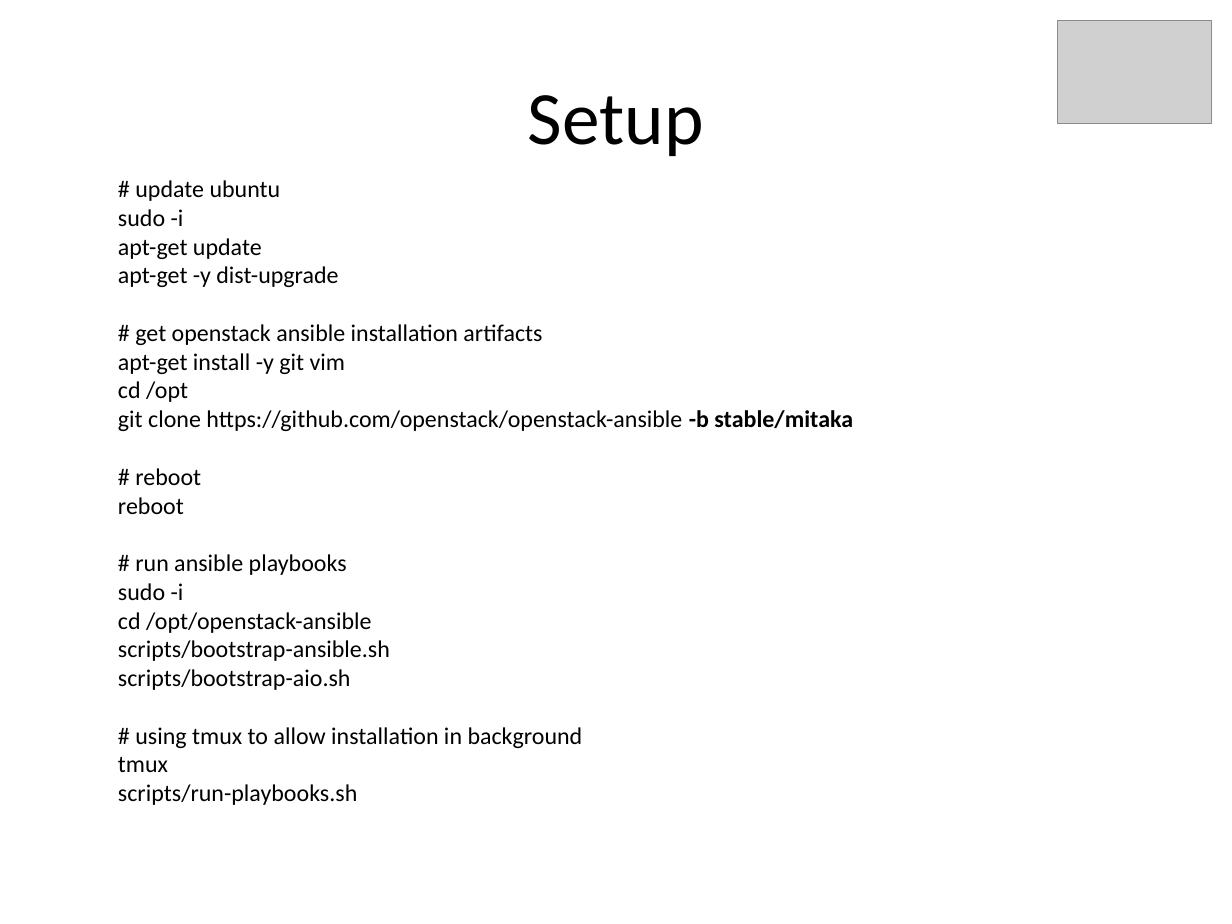
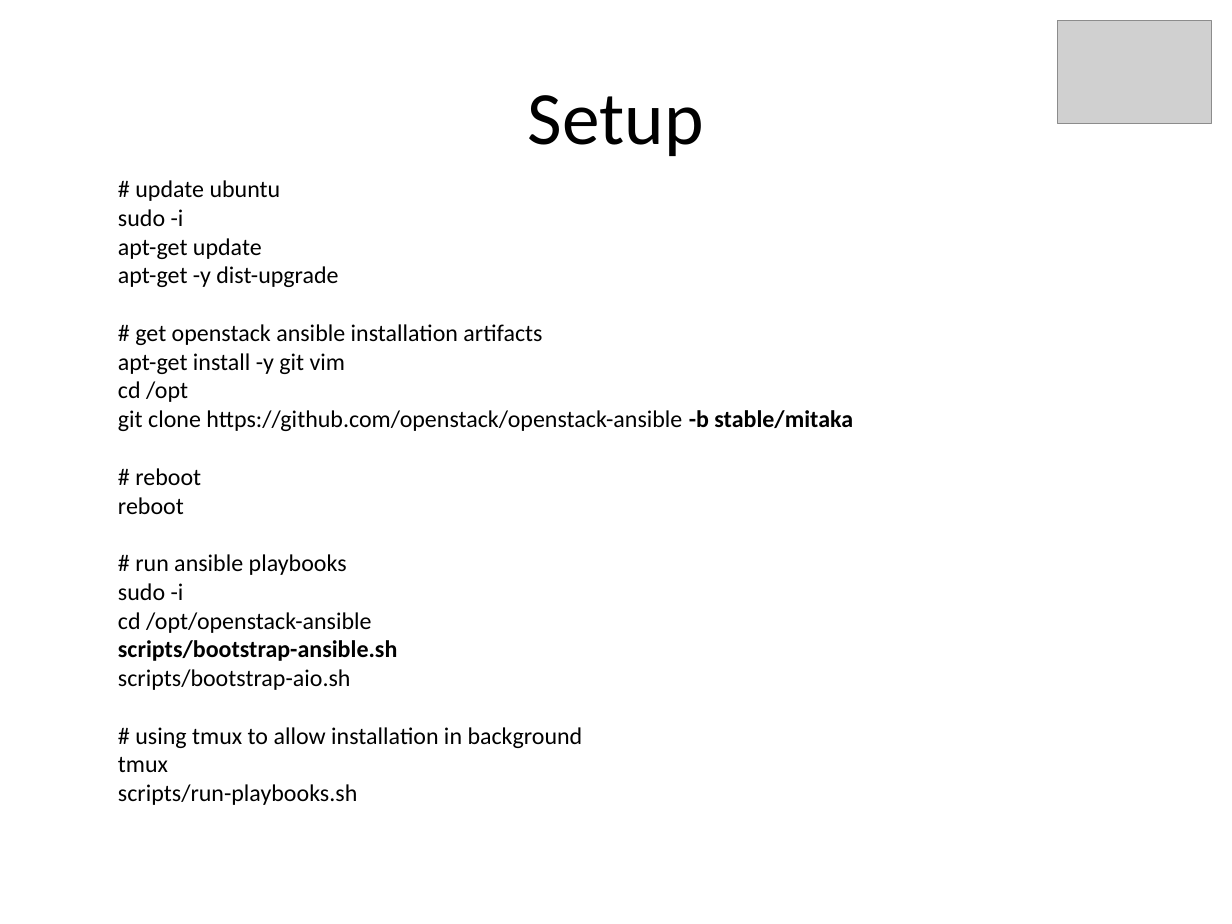
Before and after one commit to kskalvar/openstack-aio-aws, a slide deck: slide 6 of docs/OpenStack-Ansible-AIO-on-AWS-Presentation.pptx. Drawn at 1232x924 pixels with LibreOffice and Linux fonts; fonts in the diff are those of the drawing; grey boxes stand for pictures. Boxes give left, top, right and bottom in pixels: in the first picture for what was removed or moved away, otherwise in the second. Text is boxed around its words. In the diff, an @@ line names an element or a change of style, - is before the commit and + after.

```diff
--- a/docs/OpenStack-Ansible-AIO-on-AWS-Presentation.pptx
+++ b/docs/OpenStack-Ansible-AIO-on-AWS-Presentation.pptx
@@ text at [118,640,397,661]: bold on in "scripts/bootstrap-ansible.sh" @@
```
Also in this commit, not shown: 6 other slides changed, 1 other file.
